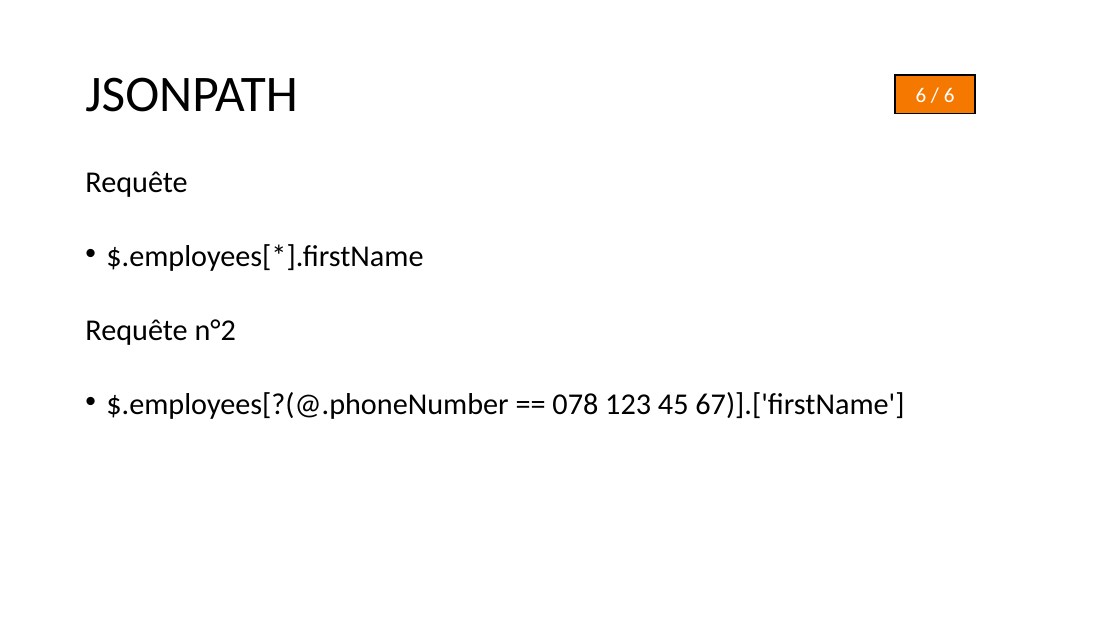
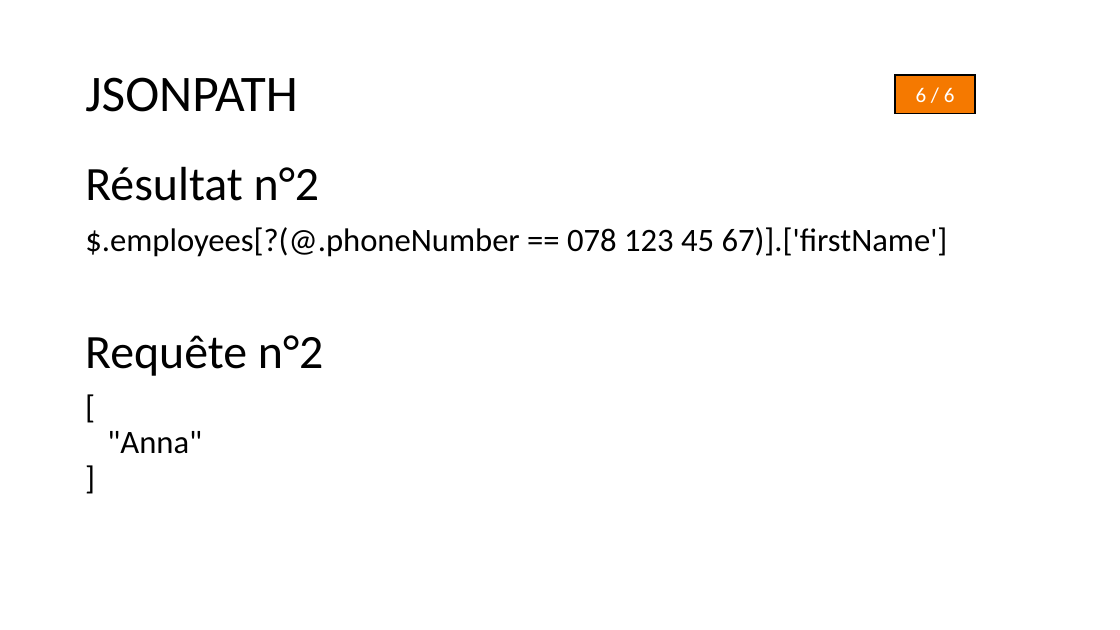
Before and after one commit to JuanitoLe/XML1, a slide deck: slide 14 of Présentation/XML_VS_JSON.pptx. Drawn at 1120x630 pixels with LibreOffice and Linux fonts; fonts in the diff are those of the drawing. Boxes give left, top, right and bottom in pixels: in the first picture for what was removed or moved away, otherwise in the second. Text is boxed around its words. In the diff, an @@ line names an element or a change of style, - is before the commit and + after.

```diff
--- a/Présentation/XML_VS_JSON.pptx
+++ b/Présentation/XML_VS_JSON.pptx
@@ text at (85,166,319,201): text changed; size 25.9 to 41 pt @@
-Requête
-• $.employees[*].firstName
-Requête n°2
+Résultat n°2
@@ text at (85,227,948,257): size 25.9 to 28 pt in "$.employees[?(@.phoneNumber == 078 123 45 67)].['firstName']"; bullet • to none; line spacing 0.7 to 0.9 @@
@@ text added at (85,335,323,454), 41 pt, text #000000 @@
+Requête n°2
+[
+"Anna"
+]
```
Also in this commit, not shown: 5 other slides changed.
